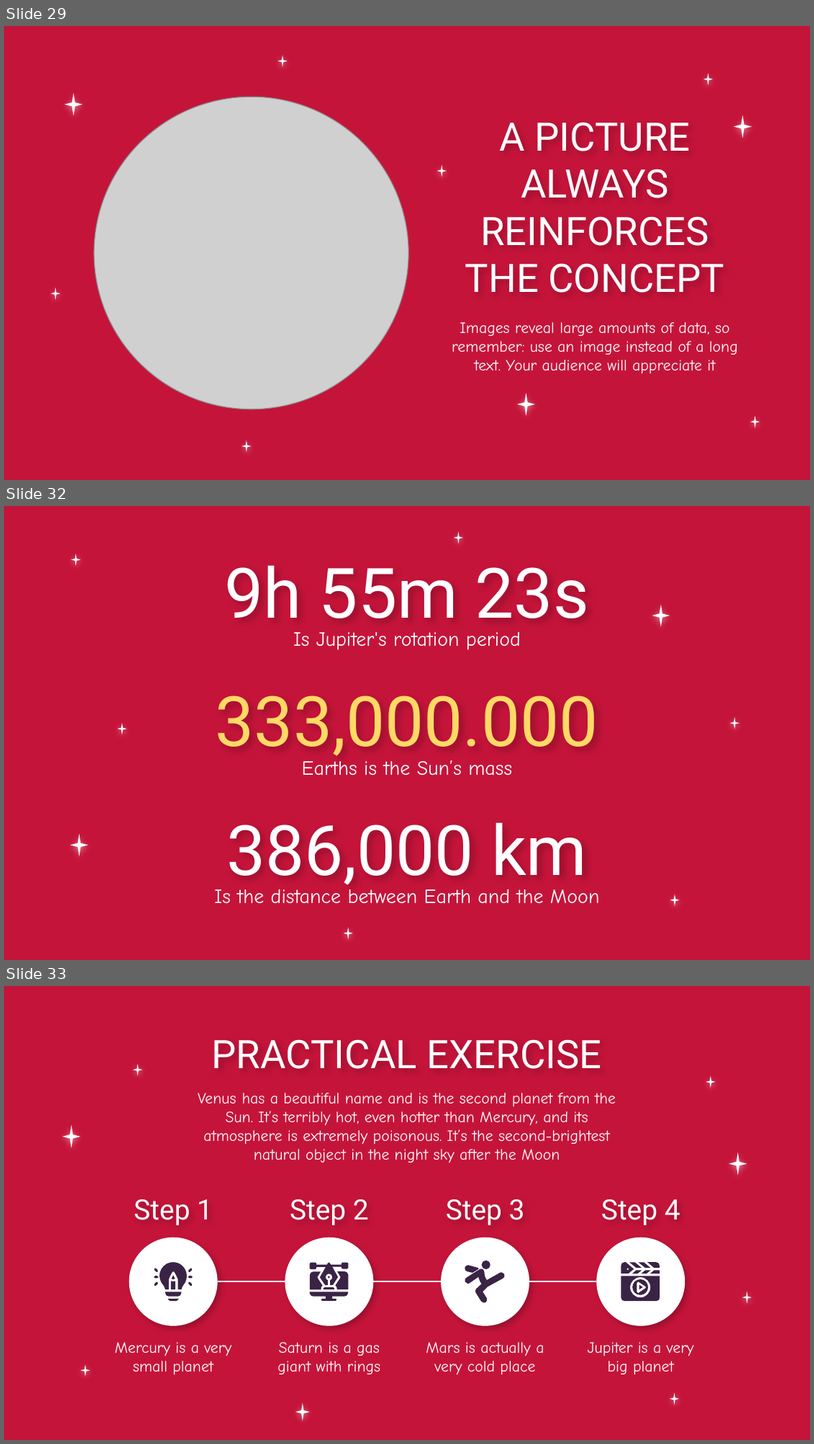
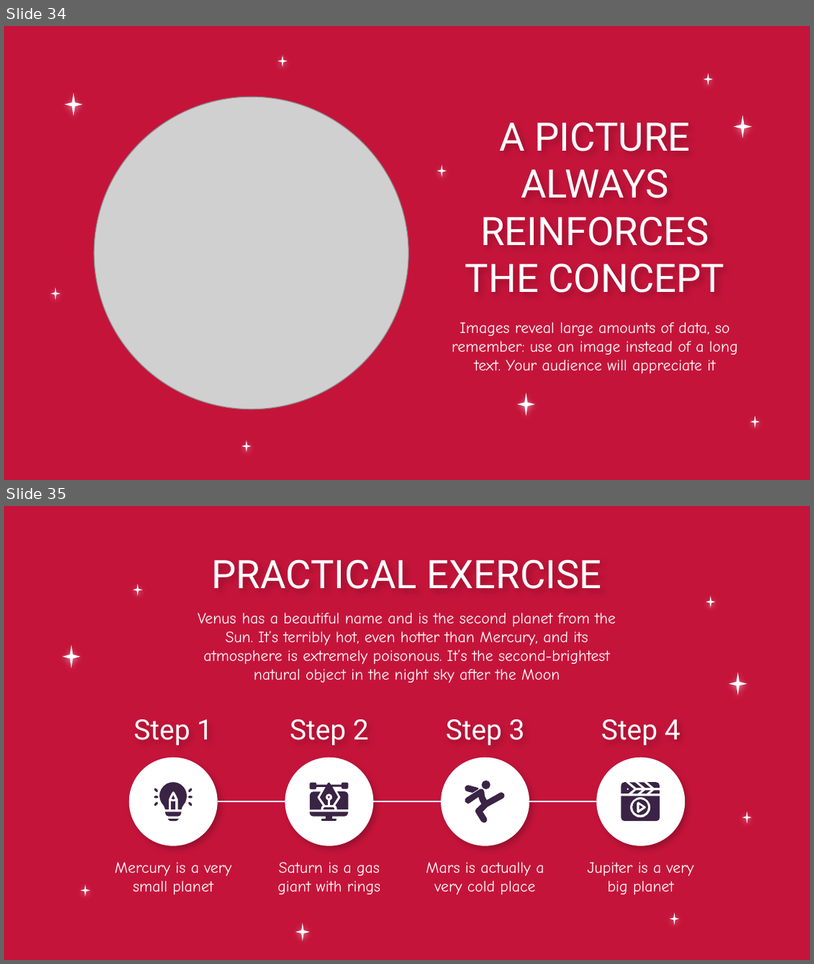
Before and after one commit to MiraPhilip12/Graduation_Project_ESLSCA, a slide deck: Milestone 4/Graduation_Project_Milestone4.pptx. Shown one above the other, each under a label of ours: slides 29, 32 and 33 before the commit, slides 34 and 35 after it; the slides between them are not shown. The pictures are 814x1444 and 814x964 pixels, drawn with LibreOffice and Linux fonts; fonts in the diff are those of the drawing; grey boxes stand for pictures; background and template pictures are left out. Boxes give left, top, right and bottom in pixels: in the first picture for what was removed or moved away, otherwise in the second. Text is boxed around its words. In the diff, an @@ line names an element or a change of style, - is before the commit and + after.

```diff
--- a/Milestone 4/Graduation_Project_Milestone4.pptx
+++ b/Milestone 4/Graduation_Project_Milestone4.pptx
@@ slide 32 removed at (4,506,810,960), background picture (left out) @@
@@ title removed at (225,565,589,633) @@
-9h 55m 23s
@@ subtitle removed at (293,632,521,650) @@
-Is Jupiter's rotation period
@@ title removed at (216,695,599,762) @@
-333,000.000
@@ subtitle removed at (302,760,512,775) @@
-Earths is the Sun’s mass
@@ title removed at (226,822,587,890) @@
-386,000 km
@@ subtitle removed at (214,889,600,903) @@
-Is the distance between Earth and the Moon
@@ group removed at (70,532,739,939): 8 stars @@
@@ what was slide 29 is now slide 34 @@
@@ what was slide 33 is now slide 35 @@
```
Also in this commit, not shown: 3 slides changed, 9 slides added, 11 other slides removed.
